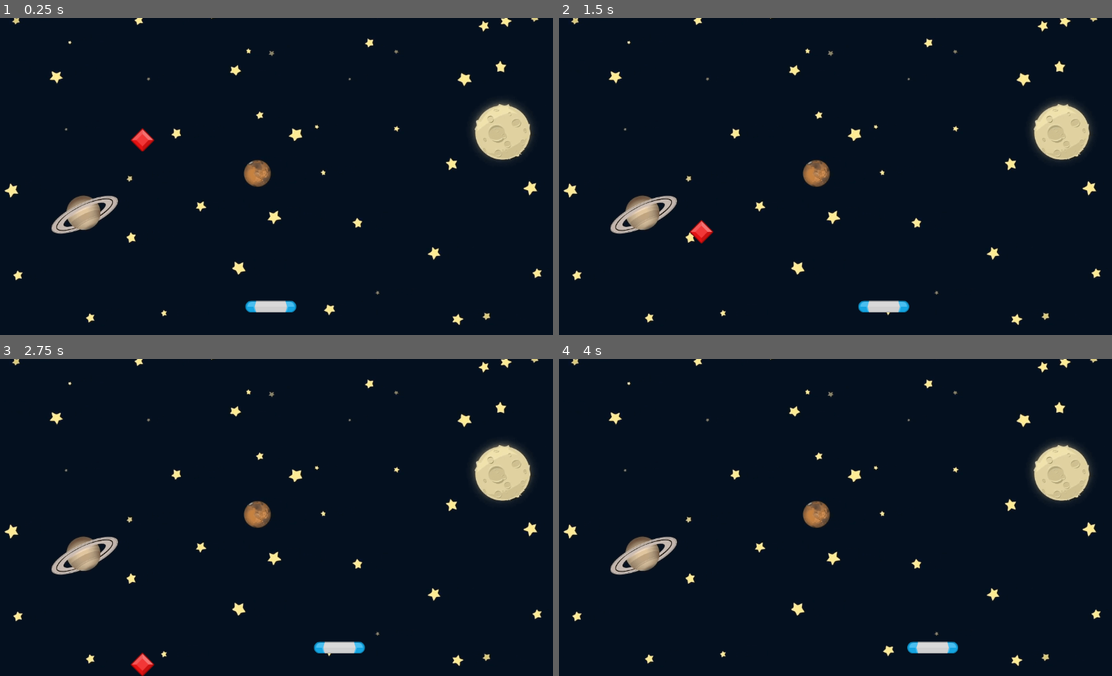
Above: before the commit, frames 1-4 (two rows, left to right).
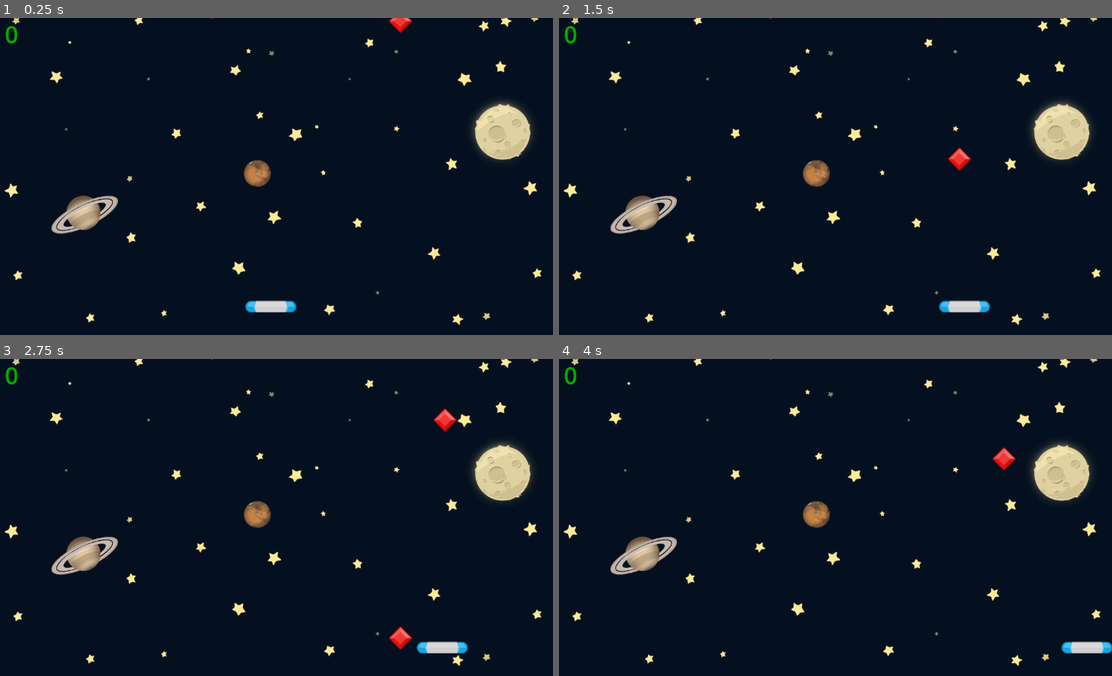
Above: after the commit, the same moments.

Repository: andreslauria/UDEMY-GODOT
Game: Godot game, scene res://scenes/game.tscn
Same seed, same stepped clock (60 frames per second), same inputs: the game is played once before the commit and once after it.
Inputs:
- Up to frame 1 (0.25 s): no input
- Up to frame 2 (1.5 s): hold Right (Right) 0.53-1.28 s; tap F at 0.6, 1.35 s; hold Left (Left) from 1.28 s (still down)
- Up to frame 3 (2.75 s): release Left (Left) at 2.03 s; hold Right (Right) from 2.03 s (still down); tap F at 2.1 s
- Up to frame 4 (4 s): tap F at 2.85, 3.6 s; release Right (Right) at 3.53 s; hold Left (Left) from 3.53 s (still down)

The runs differ from the first frame. In frame 1, 0.4% of the frame differs, in the area x 1-75%, y 0-43%; in frame 2, 1.1%; in frame 3, 1.3%, in the area x 1-85%, y 2-100%; in frame 4, 0.9%.

Commit message:
Hasta cap 28
Terminado juego GemCatcher

Diff:
--- /dev/null
+++ b/GemCatcher/scenes/game.gd
@@ -0,0 +1,56 @@
+extends Node2D
+
+@export var gem_scene: PackedScene #Para instanciar las escenas, como un prefab
+
+const EXPLODE = preload("res://assets/explode.wav") #exporta, precarga en el juego los assets con ctrl y arrastrar
+
+
+@onready var label: Label = $Label  #con ctrl y arrastrando el nodo ya crea la variable onready para linkear nodos
+@onready var timer: Timer = $Timer
+@onready var paddle: Paddle = $Paddle
+@onready var audio_stream_player: AudioStreamPlayer = $AudioStreamPlayer
+
+var score: int = 0
+
+func _ready() -> void:
+	spawn_gem()
+
+
+@warning_ignore("unused_parameter")
+func _process(delta: float) -> void:
+	pass
+
+
+func spawn_gem() -> void:
+	var new_gem: Gem = gem_scene.instantiate()
+	var xpos: float = randf_range(70,1100)
+	var speed: float = randf_range(100, 250)
+	new_gem.position = Vector2(xpos,-50)
+	new_gem.speed = speed
+	new_gem.on_gem_off_screen.connect(game_over) #conecto la gema a la senial creada, y creo la llamada a la funcion game_over()
+	add_child(new_gem)
+
+
+func stop_all() -> void:
+	timer.stop()
+	audio_stream_player.stop()
+	audio_stream_player.stream = EXPLODE
+	audio_stream_player.play()
+
+	var childrens = get_children()
+	for child in childrens:
+		child.set_process(false)
+
+
+func game_over() -> void:
+	stop_all()
+
+func _on_timer_timeout() -> void:
+	spawn_gem()
+
+func _on_paddle_area_entered(area: Area2D) -> void:
+	score += 1
+	#$Label.text = str(score) #no es buena idea hacerlo asi..por uqe si tengo que conectar muchos nodos en distintos lados y despues cambio el nombre
+	label.text = str(score)
+	paddle.play_sound()
+	area.queue_free()
--- a/GemCatcher/scenes/game.tscn
+++ b/GemCatcher/scenes/game.tscn
@@ -1,20 +1,43 @@
-[gd_scene load_steps=4 format=3 uid="uid://dj3ibdunbbelq"]
+[gd_scene load_steps=7 format=3 uid="uid://dj3ibdunbbelq"]
 
+[ext_resource type="Script" path="res://scenes/game.gd" id="1_aeqk5"]
 [ext_resource type="Texture2D" uid="uid://412b834l8iij" path="res://assets/GameBg.png" id="1_r38dg"]
 [ext_resource type="PackedScene" uid="uid://b00653f3d5e56" path="res://scenes/gem.tscn" id="2_hvybu"]
 [ext_resource type="PackedScene" uid="uid://b70pv6usexh8c" path="res://scenes/paddle.tscn" id="2_kk6go"]
+[ext_resource type="AudioStream" uid="uid://dqe5akc506gr" path="res://assets/bgm_action_5.mp3" id="5_hweb2"]
+
+[sub_resource type="LabelSettings" id="LabelSettings_c1ixr"]
+font_size = 48
+font_color = Color(0.00305844, 0.675074, 4.23551e-06, 1)
 
 [node name="Game" type="Node2D"]
+script = ExtResource("1_aeqk5")
+gem_scene = ExtResource("2_hvybu")
 
 [node name="Sprite2D" type="Sprite2D" parent="."]
 position = Vector2(583, 323)
 scale = Vector2(0.65, 0.65)
 texture = ExtResource("1_r38dg")
 
-[node name="Gem" parent="." instance=ExtResource("2_hvybu")]
-position = Vector2(314, 212)
-speed = 150.0
-
 [node name="Paddle" parent="." instance=ExtResource("2_kk6go")]
 position = Vector2(576, 590)
-speed = 200.0
+
+[node name="Label" type="Label" parent="."]
+offset_right = 94.0
+offset_bottom = 47.0
+text = "0"
+label_settings = SubResource("LabelSettings_c1ixr")
+horizontal_alignment = 1
+vertical_alignment = 1
+
+[node name="Timer" type="Timer" parent="."]
+wait_time = 2.0
+autostart = true
+
+[node name="AudioStreamPlayer" type="AudioStreamPlayer" parent="."]
+stream = ExtResource("5_hweb2")
+volume_db = -18.0
+autoplay = true
+
+[connection signal="area_entered" from="Paddle" to="." method="_on_paddle_area_entered"]
+[connection signal="timeout" from="Timer" to="." method="_on_timer_timeout"]
--- a/GemCatcher/scenes/gem.gd
+++ b/GemCatcher/scenes/gem.gd
@@ -1,9 +1,12 @@
 extends Area2D
+
+class_name Gem #le damos un nobre a la clase para que las propiedades y metodos propios aparezca en el intellisense.
+
+signal on_gem_off_screen
 
 @export var speed: float = 100
 
 var limitY: float = 0.0
-
 
 # Called when the node enters the scene tree for the first time.
 func _ready() -> void:
@@ -14,6 +17,7 @@
 # Called every frame. 'delta' is the elapsed time since the previous frame.
 func _process(delta: float) -> void:
 	position.y += speed * delta
-	if position.y >= limitY:
-		set_process(false)  #por si tenes llamadas diferidas pendientes o signal.
-		queue_free()  # no es INSTANTANEO, libera cuando puede ya liberarse el nodo.
+	if position.y > limitY:
+		on_gem_off_screen.emit() #emito la senial creada arriba cuando la gema sale de la pantalla
+		set_process(false)
+		queue_free()
--- a/GemCatcher/scenes/paddle.gd
+++ b/GemCatcher/scenes/paddle.gd
@@ -1,14 +1,24 @@
 extends Area2D
 
-@export var speed: float = 60
+class_name Paddle
+
+@export var speed: float = 1000
+@onready var audio_stream_player: AudioStreamPlayer = $AudioStreamPlayer
+
 # Called when the node enters the scene tree for the first time.
 func _ready():
-	pass # Replace with function body.
+	pass  # Replace with function body.
 
 
 # Called every frame. 'delta' is the elapsed time since the previous frame.
 func _process(delta):
 	if Input.is_action_pressed("Right"):
 		position.x += speed * delta
-	elif Input.is_action_pressed("Left"):
-			position.x -= speed * delta
+	if Input.is_action_pressed("Left"):
+		position.x -= speed * delta
+
+#	var input_amount: float = Input.get_axis("Left","Right")
+#	position.x += speed*delta*input_amount
+
+func play_sound() ->void:
+	audio_stream_player.play()
--- a/GemCatcher/scenes/paddle.tscn
+++ b/GemCatcher/scenes/paddle.tscn
@@ -1,7 +1,8 @@
-[gd_scene load_steps=4 format=3 uid="uid://b70pv6usexh8c"]
+[gd_scene load_steps=5 format=3 uid="uid://b70pv6usexh8c"]
 
 [ext_resource type="Texture2D" uid="uid://cdu72ydeb7txj" path="res://assets/paddleBlu.png" id="1_053t8"]
 [ext_resource type="Script" path="res://scenes/paddle.gd" id="1_yiq4h"]
+[ext_resource type="AudioStream" uid="uid://bhgopge0t1pc4" path="res://assets/spell1_0.wav" id="3_0nti2"]
 
 [sub_resource type="CapsuleShape2D" id="CapsuleShape2D_xgmjk"]
 radius = 12.0
@@ -9,6 +10,7 @@
 
 [node name="Paddle" type="Area2D"]
 script = ExtResource("1_yiq4h")
+speed = 500.0
 
 [node name="Sprite2D" type="Sprite2D" parent="."]
 texture = ExtResource("1_053t8")
@@ -16,3 +18,7 @@
 [node name="CollisionShape2D" type="CollisionShape2D" parent="."]
 rotation = 1.5708
 shape = SubResource("CapsuleShape2D_xgmjk")
+
+[node name="AudioStreamPlayer" type="AudioStreamPlayer" parent="."]
+stream = ExtResource("3_0nti2")
+volume_db = -27.0
Not shown, changed: GemCatcher/assets/bgm_action_5.mp3.import
